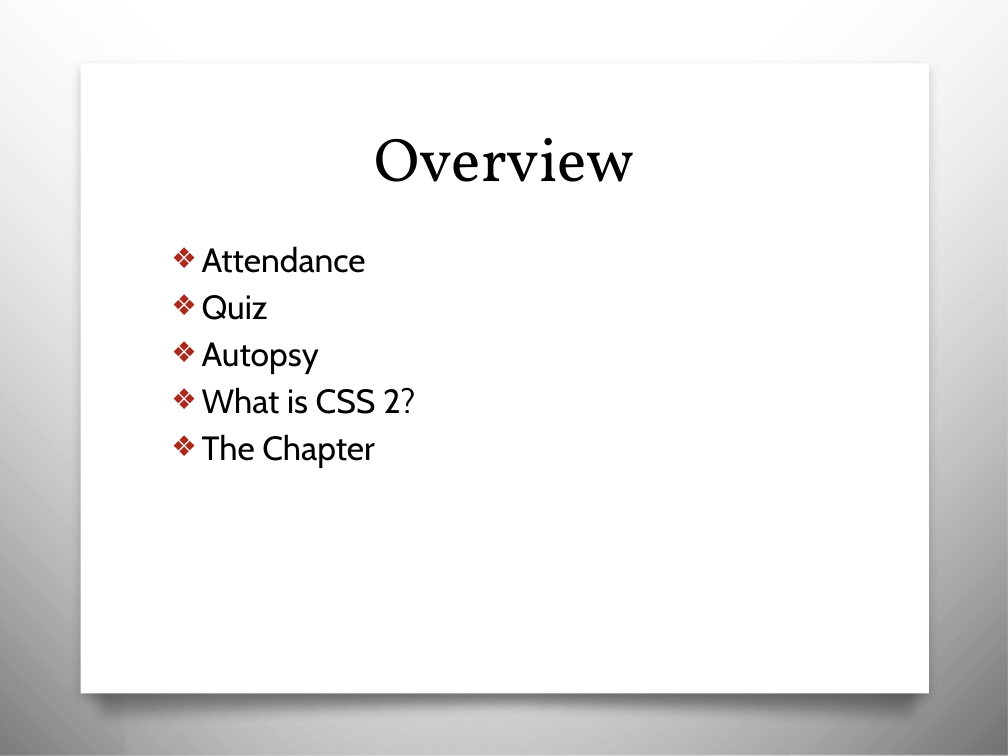
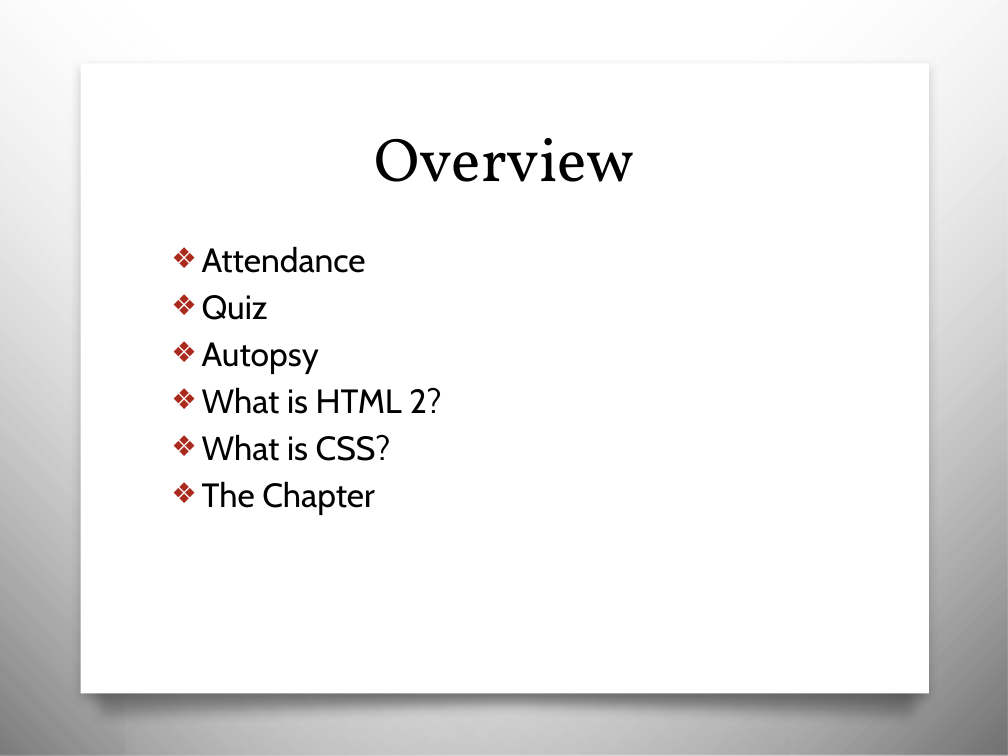
Before and after one commit to awayken/USF-ART329, a slide deck: slide 2 of slides/classthree/slides.pptx. Drawn at 1008x756 pixels with LibreOffice and Linux fonts; fonts in the diff are those of the drawing; background and template pictures are left out. Boxes give left, top, right and bottom in pixels: in the first picture for what was removed or moved away, otherwise in the second. Text is boxed around its words. In the diff, an @@ line names an element or a change of style, - is before the commit and + after.

```diff
--- a/slides/classthree/slides.pptx
+++ b/slides/classthree/slides.pptx
@@ text at (202,387,441,461): text changed @@
-❖ What is CSS 2?
+❖ What is HTML 2?
+❖ What is CSS?
```
Also in this commit, not shown: 7 other slides changed, 25 slides added, 19 slides removed.
